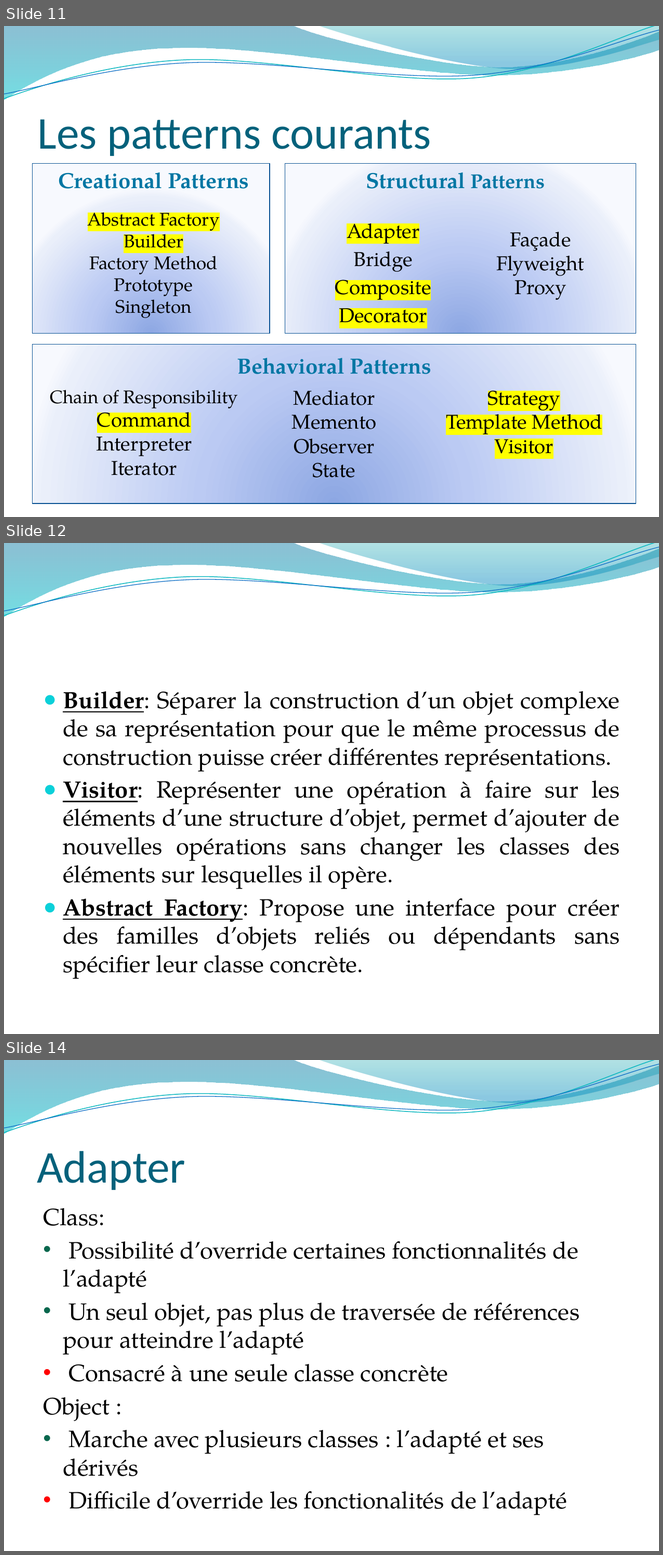
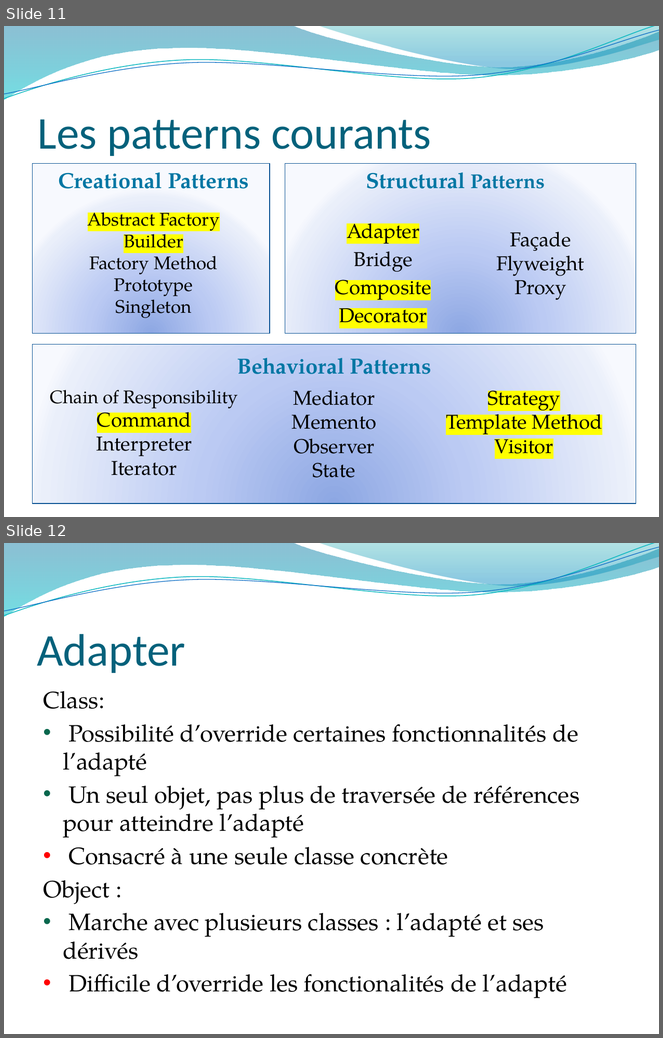
Before and after one commit to Eregrith/Prez, a slide deck: Design patterns.pptx. Shown one above the other, each under a label of ours: slides 11, 12 and 14 before the commit, slides 11 and 12 after it; the slides between them are not shown. The pictures are 663x1555 and 663x1038 pixels, drawn with LibreOffice and Linux fonts; fonts in the diff are those of the drawing; background and template pictures are left out. Boxes give left, top, right and bottom in pixels: in the first picture for what was removed or moved away, otherwise in the second. Text is boxed around its words. In the diff, an @@ line names an element or a change of style, - is before the commit and + after.

```diff
--- a/Design patterns.pptx
+++ b/Design patterns.pptx
@@ slide 12 removed at (x1=4, y1=543, x2=659, y2=1034), background picture (left out); not listed: 4 template elements that a slide beside it also shows @@
@@ text removed at (x1=63, y1=691, x2=620, y2=979) @@
-● Builder: Séparer la construction d’un objet complexe de sa représentation pour que le même processus de construction puisse créer différentes représentations.
-● Visitor: Représenter une opération à faire sur les éléments d’une structure d’objet, permet d’ajouter de nouvelles opérations sans changer les classes des éléments sur lesquelles il opère.
-● Abstract Factory: Propose une interface pour créer des familles d’objets reliés ou dépendants sans spécifier leur classe concrète.
@@ what was slide 14 is now slide 12 @@
```
Also in this commit, not shown: 1 slide changed, 1 slide added, 2 other slides removed, 33 other files.
